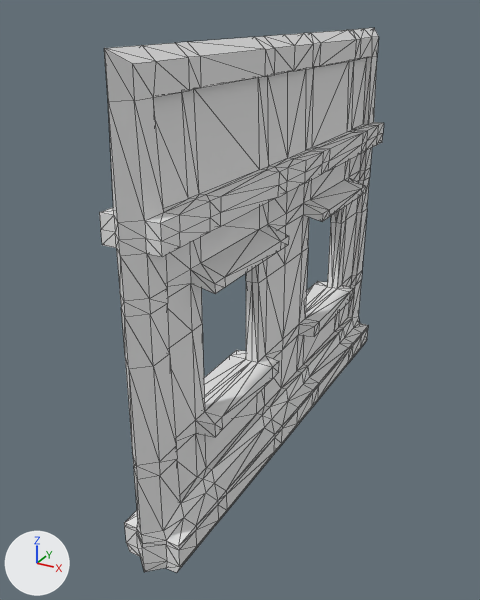
The glTF model client/assets/models/buildings/sections/wood_6_window.glb as it was, and as the next commit left it.
Before and after are seen from a 50 mm lens placed at (3.46, -7.34, 5.39), pointed at (-0.32, -0.46, 1.95). The lights are fixed; the arrows at lower left show +X, +Y and +Z. Mesh edges are drawn as thin lines. Vertices at the same position are counted once.

The first picture shows 'wood_6_window'.
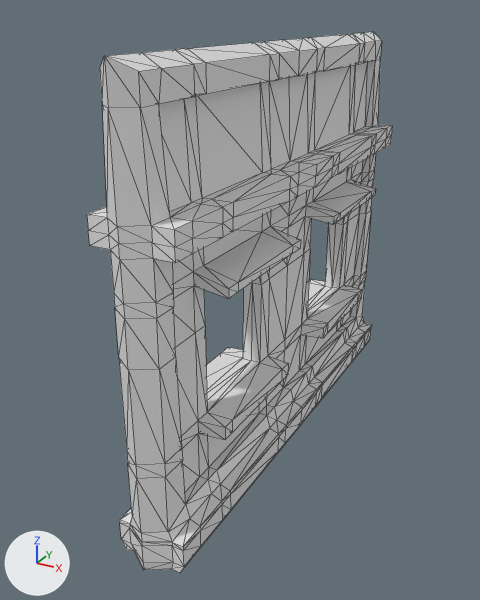
The change in detail:
me_cube_006 is used by ob_wood_6_window; location (0.0, 0.0, 2.5); scale (0.327, 6.0, 5.0).
me_cube_006 had 742 vertices, 1488 faces and spanned x -1.11..1.11, y -0.53..0.53, z -0.52..0.52.
me_cube_006 now has 742 vertices, 1488 faces and spans x -0.52..0.52, y -3.16..3.15, z -0.08..5.06.
me_cube_006 part 1: 742 of 742 vertices moved; they spanned x -1.11..1.11, y -0.53..0.53, z -0.52..0.52 and now span x -0.52..0.52, y -3.16..3.15, z -0.08..5.06; mean shift (0.0, 0.0, 2.26); largest move (0.0, -0.53, 0.52) -> (0.0, -3.16, 5.06).
Object 'wood_6_window' (ob_wood_6_window) is rescaled from (0.327, 6.0, 5.0) to (1.0, 1.0, 1.0).
Object 'wood_6_window' (ob_wood_6_window) moves from (0.0, 0.0, 2.5) to (0.0, 0.0, 0.0).

Pixel boxes (x1, y1, x2, y2) of what changed, in the pictures (480 x 600 px):
'wood_6_window', reshaped, moved, rescaled (7% wider): before (99, 28, 384, 573); after (87, 32, 392, 573)
